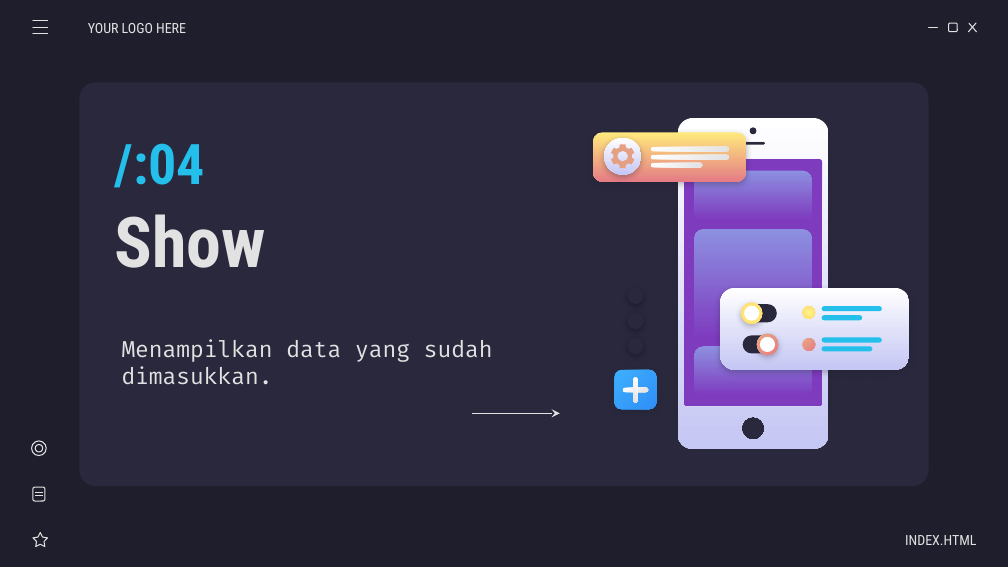
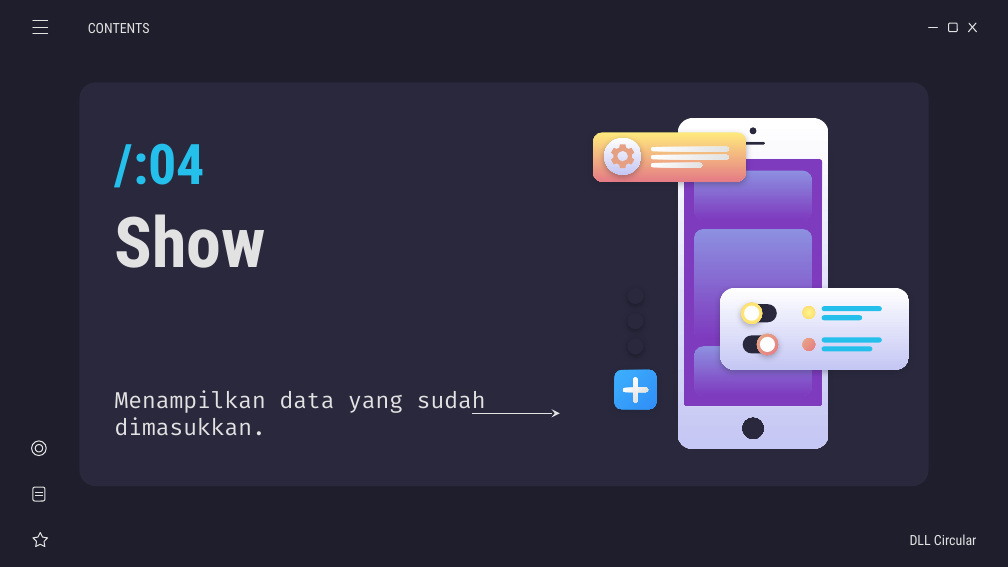
Before and after one commit to weztcy/Semester-3, a slide deck: slide 14 of Struktur Data/List Game - Kelompok 5.pptx (slide 7 before the commit). Drawn at 1008x567 pixels with LibreOffice and Linux fonts; fonts in the diff are those of the drawing. Boxes give left, top, right and bottom in pixels: in the first picture for what was removed or moved away, otherwise in the second. Text is boxed around its words. In the diff, an @@ line names an element or a change of style, - is before the commit and + after.

```diff
--- a/Struktur Data/List Game - Kelompok 5.pptx
+++ b/Struktur Data/List Game - Kelompok 5.pptx
@@ subtitle at (88, 23, 150, 33): text changed @@
-YOUR LOGO HERE
+CONTENTS
@@ text "Menampilkan data yang sudah dimasukkan.": place and size @@
-text "Menampilkan data yang sudah dimasukkan." at (122, 339, 493, 385)
+text "Menampilkan data yang sudah dimasukkan." at (115, 390, 486, 436)
@@ subtitle at (910, 534, 977, 545): text changed @@
-INDEX.HTML
+DLL Circular
```
Also in this commit, not shown: 15 other slides changed, 3 other files.
